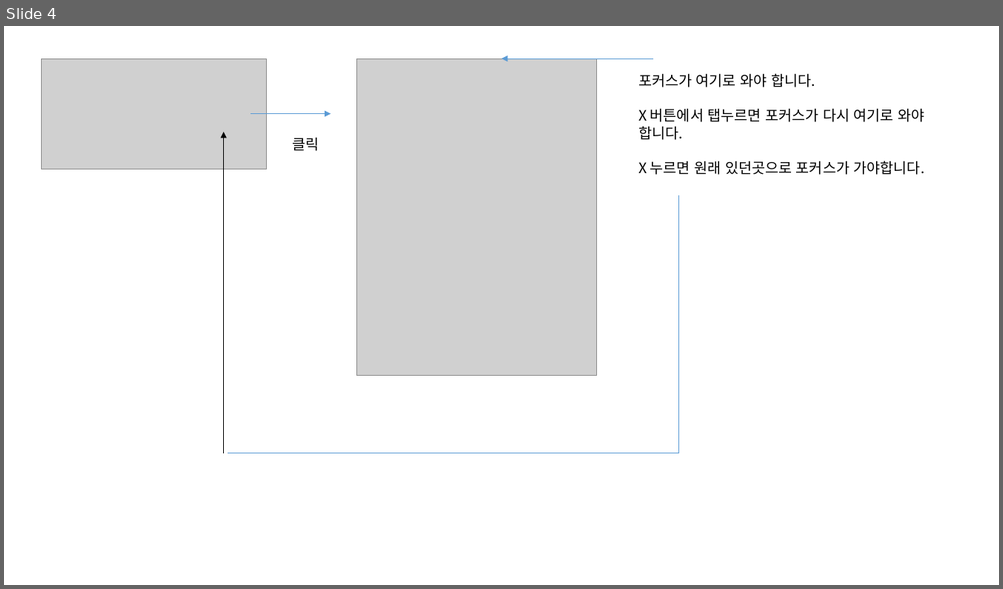
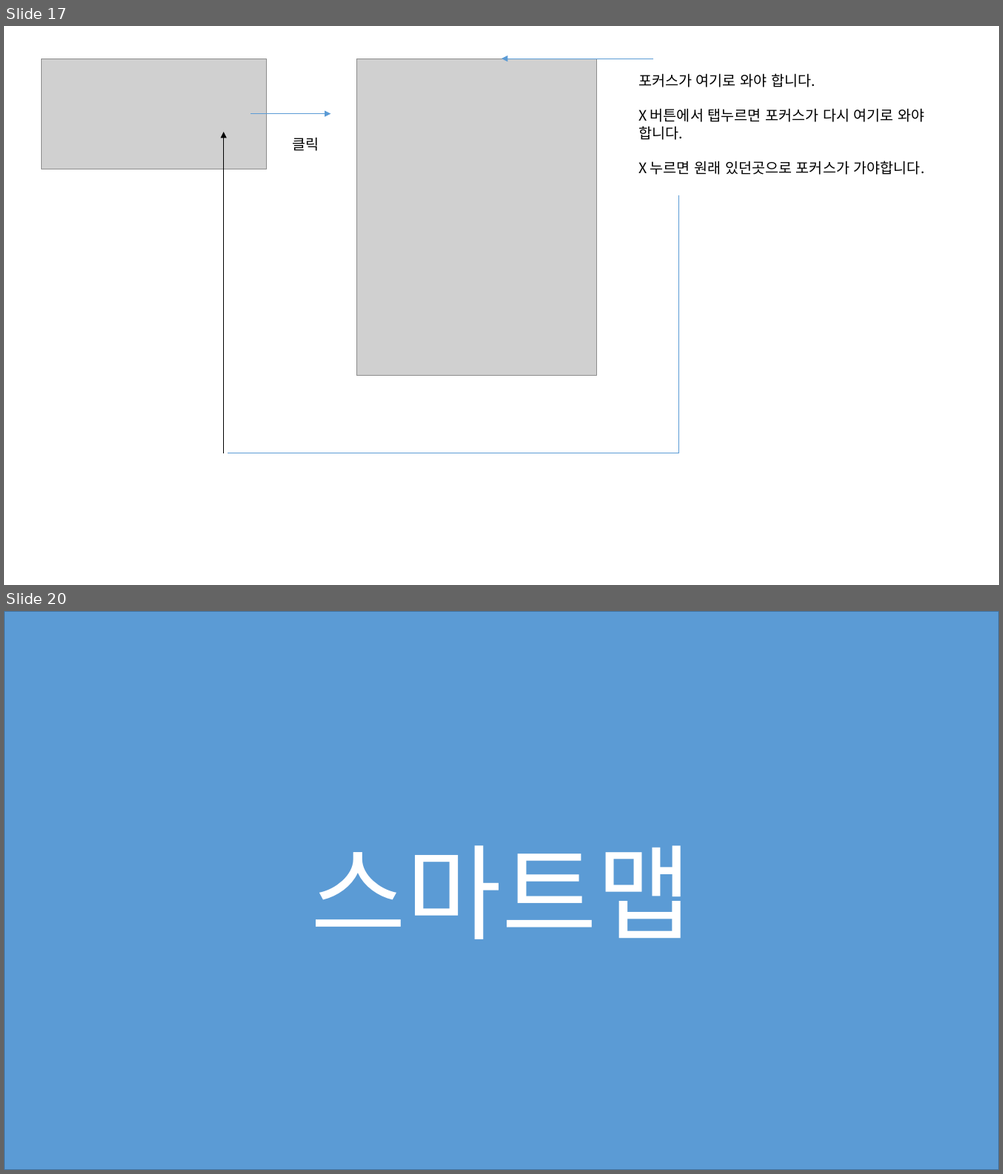
Before and after one commit to jeoungGyy/sejong, a slide deck: ppt/웹접근성 오류 체크(운영).pptx. Shown one above the other, each under a label of ours: slide 4 before the commit, slides 17 and 20 after it; the slides between them are not shown. The pictures are 1003x589 and 1003x1174 pixels, drawn with LibreOffice and Linux fonts; fonts in the diff are those of the drawing; grey boxes stand for pictures. Boxes give left, top, right and bottom in pixels: in the first picture for what was removed or moved away, otherwise in the second. Text is boxed around its words. In the diff, an @@ line names an element or a change of style, - is before the commit and + after.

```diff
--- a/ppt/웹접근성 오류 체크(운영).pptx
+++ b/ppt/웹접근성 오류 체크(운영).pptx
@@ slide 20 added at (4,611,999,1170), background #FFFFFF @@
@@ rectangle added at (4,611,999,1170), fill #5B9BD5, outline #43739E 1 pt, 100 pt, text #FFFFFF @@
+스마트맵
@@ what was slide 4 is now slide 17 @@
```
Also in this commit, not shown: 1 slide changed, 18 other slides added, 2 slides removed, 4 other files.
